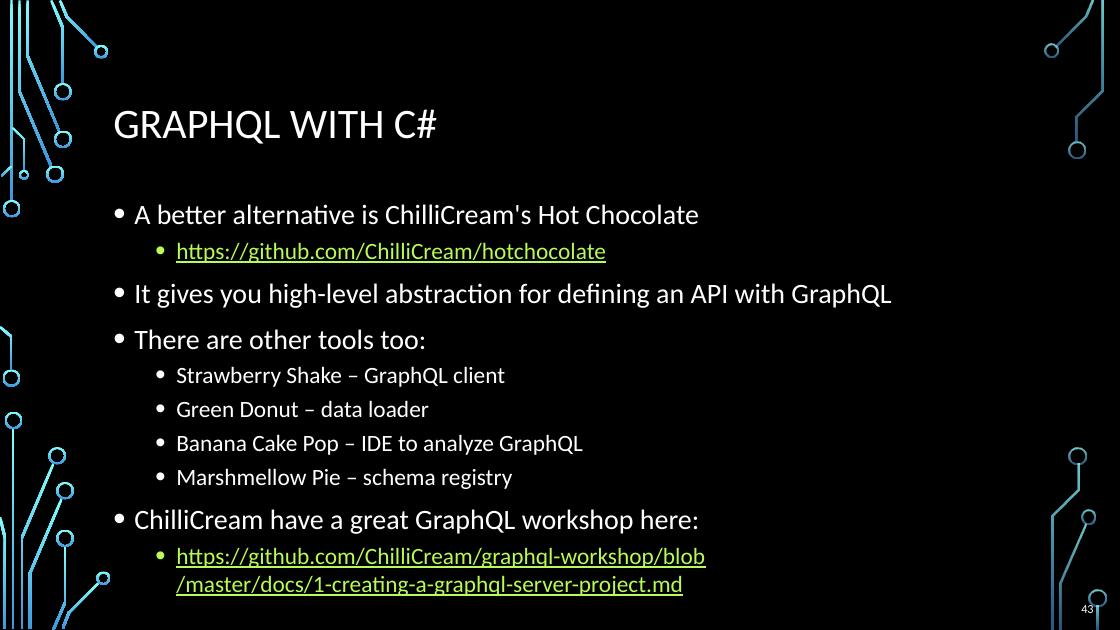
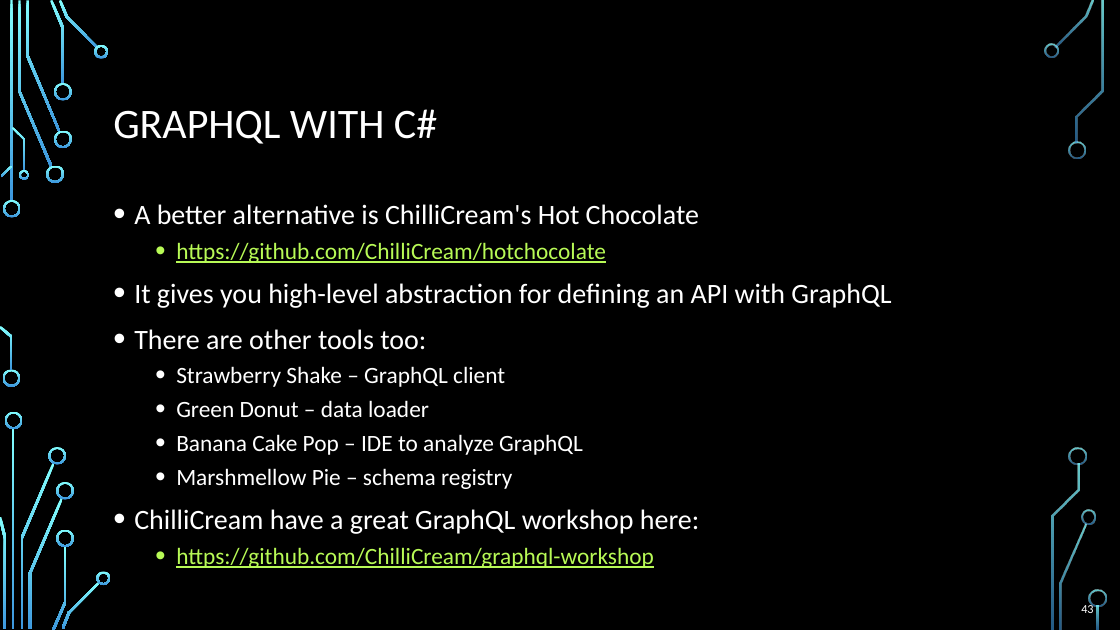
Before and after one commit to ivaylokenov/C-Sharp-API-Scenarios-REST-GraphQL-gRPC, a slide deck: slide 43 of Presentation.pptx. Drawn at 1120x630 pixels with LibreOffice and Linux fonts; fonts in the diff are those of the drawing; background and template pictures are left out. Boxes give left, top, right and bottom in pixels: in the first picture for what was removed or moved away, otherwise in the second. Text is boxed around its words. In the diff, an @@ line names an element or a change of style, - is before the commit and + after.

```diff
--- a/Presentation.pptx
+++ b/Presentation.pptx
@@ text at box(176, 547, 654, 568): text changed @@
-  • https://github.com/ChilliCream/graphql-workshop/blob
-    /master/docs/1-creating-a-graphql-server-project.md
+  • https://github.com/ChilliCream/graphql-workshop
```
Also in this commit, not shown: 2 other slides changed, 2 other files.
